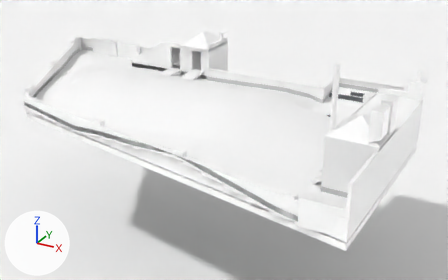
Before and after pictures for a commit that changed the glTF model existing.glb.
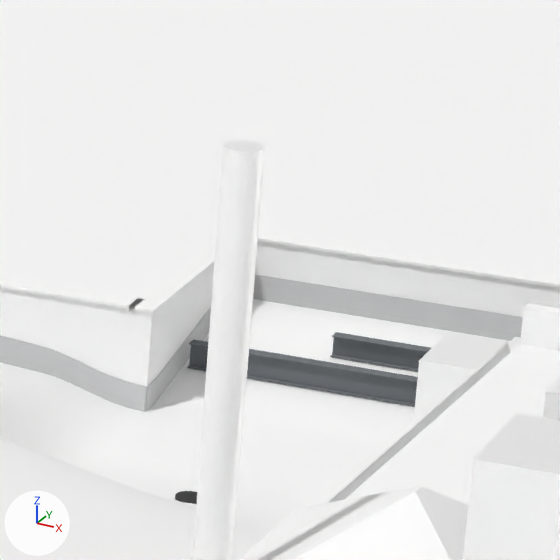
Old and new are each drawn whole from a 50 mm lens placed at (49.2, -152.3, 52.8), pointed at (-16.1, -33.7, -6.5) and again close up on the part from 67% to 86% of the width and 15% to 45% of the height. Arrows for +X, +Y and +Z are at lower left; the lights stay in place. The last two pictures show the newer version. Where no turn or scale is listed for an object, it has been applied to the vertices. Vertices at exactly the same position are counted once.

Objects in the first close-up: 'DEMO_condenser_1', 'EXIST_I-beam_1_bf (existing steel, size TBV)', 'EXIST_I-beam_1_tf (existing steel, size TBV)', 'EXIST_I-beam_1_web (existing steel, size TBV)', 'EXIST_I-beam_2_bf (existing steel, size TBV)', 'EXIST_I-beam_2_tf (existing steel, size TBV)', 'EXIST_I-beam_2_web (existing steel, size TBV)', 'EXIST_cell_gear_mast_06 (TBV)', 'EXIST_flashing_membrane_upturn', 'EXIST_main_roof_deck', 'EXIST_parapet_IFC_WallStandardCase_020', 'EXIST_parapet_IFC_WallStandardCase_021', 'EXIST_parapet_IFC_WallStandardCase_023', 'EXIST_stair_bulkhead_EAST_right_IFC_Slab_029', 'EXIST_stair_bulkhead_EAST_right_IFC_Slab_030', 'EXIST_stair_bulkhead_EAST_right_IFC_Slab_033', 'EXIST_vent_08 (TBV)', 'GROUND_surrounding_roofs' and 10 more.
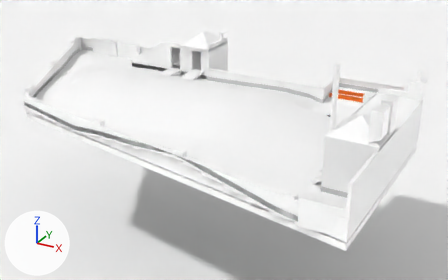
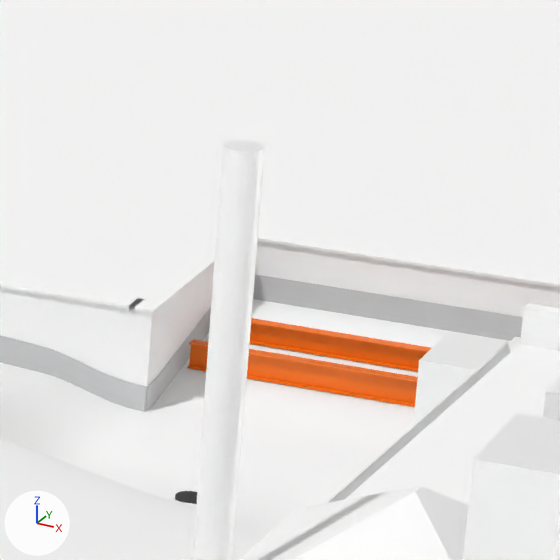
Boxes [x1, y1, x2, y2] around the edits, measured in the close-ups (560 x 560 px):
'EXIST_I-beam_1_web (existing steel, size TBV)', recoloured (grey to orange): [189, 341, 417, 404] in both
'EXIST_I-beam_2_web (existing steel, size TBV)', recoloured, moved, rescaled (grey to orange, 82% wider, 40% taller): before [332, 334, 428, 368]; after [250, 320, 426, 368]
'EXIST_I-beam_1_tf (existing steel, size TBV)', recoloured: [189, 339, 418, 383] in both
'EXIST_I-beam_2_tf (existing steel, size TBV)', recoloured, moved, rescaled (grey to orange, 81% wider, 64% taller): before [332, 332, 431, 353]; after [251, 318, 431, 353]
'EXIST_I-beam_1_bf (existing steel, size TBV)', recoloured: [187, 365, 415, 407] in both
'EXIST_I-beam_2_bf (existing steel, size TBV)', recoloured, moved, rescaled (grey to orange): before [330, 354, 418, 372]; after [250, 340, 418, 372]

The edits, one by one:
Material 'safety_orange_beam' (mat_safety_orange_beam) is new.
Its base color is (1.0, 0.18, 0.0) (orange #ff7600).
Its roughness is 0.45.
me_cube_013 has 8 vertices, 12 faces and spans x 0.0..18.5, y -6.8..-6.3, z -1.3..-1.2.
me_cube_013 no longer uses material mat_steel_paint (grey #898e93).
me_cube_013 gains material mat_safety_orange_beam (orange #ff7600).
me_cube_012 has 8 vertices, 12 faces and spans x 0.0..18.5, y -6.8..-6.3, z -0.3.
me_cube_012 no longer uses material mat_steel_paint (grey #898e93).
me_cube_012 gains material mat_safety_orange_beam (orange #ff7600).
me_cube_014 has 8 vertices, 12 faces and spans x 0.0..18.5, y -6.6, z -1.3..-0.3.
me_cube_014 no longer uses material mat_steel_paint (grey #898e93).
me_cube_014 gains material mat_safety_orange_beam (orange #ff7600).
me_cube_017 is used by ob_exist_i_beam_2_bf__existing_steel__size_tbv; location (0.0, 0.0, 0.0).
me_cube_017 had 8 vertices, 12 faces and spanned x 4.75..15.25, y -4.35..-3.85, z -0.8..-0.75.
me_cube_017 no longer uses material mat_steel_paint (grey #898e93).
me_cube_017 now has 8 vertices, 12 faces and spans x 0.0..18.5, y -4.35..-3.85, z -0.8..-0.75.
me_cube_017 part 1: the whole mesh is scaled about its middle by (1.76, 1, 1), then moved by (-0.75, 0.0, 0.0).
me_cube_017 gains material mat_safety_orange_beam (orange #ff7600).
me_cube_016 is used by ob_exist_i_beam_2_tf__existing_steel__size_tbv; location (0.0, 0.0, 0.0).
me_cube_016 had 8 vertices, 12 faces and spanned x 4.75..15.25, y -4.35..-3.85, z 0.0..0.05.
me_cube_016 no longer uses material mat_steel_paint (grey #898e93).
me_cube_016 now has 8 vertices, 12 faces and spans x 0.0..18.5, y -4.35..-3.85, z 0.0..0.05.
me_cube_016 part 2: the whole mesh is scaled about its middle by (1.76, 1, 1), then moved by (-0.75, 0.0, 0.0).
me_cube_016 gains material mat_safety_orange_beam (orange #ff7600).
me_cube_018 is used by ob_exist_i_beam_2_web__existing_steel__size_tbv; location (0.0, 0.0, 0.0).
me_cube_018 had 8 vertices, 12 faces and spanned x 4.75..15.25, y -4.12..-4.08, z -0.8..0.05.
me_cube_018 no longer uses material mat_steel_paint (grey #898e93).
me_cube_018 now has 8 vertices, 12 faces and spans x 0.0..18.5, y -4.12..-4.08, z -0.8..0.05.
me_cube_018 part 3: the whole mesh is scaled about its middle by (1.76, 1, 1), then moved by (-0.75, 0.0, 0.0).
me_cube_018 gains material mat_safety_orange_beam (orange #ff7600).
